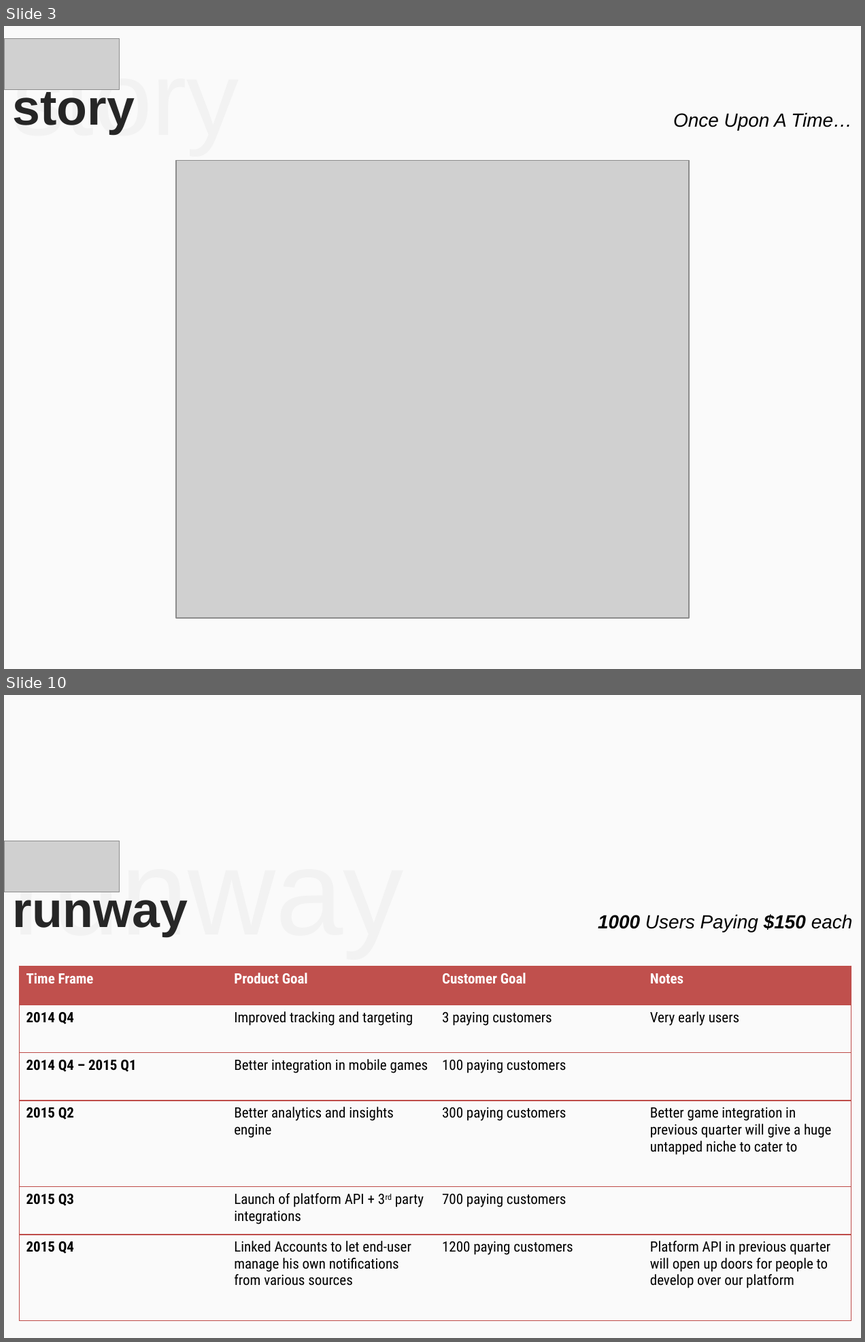
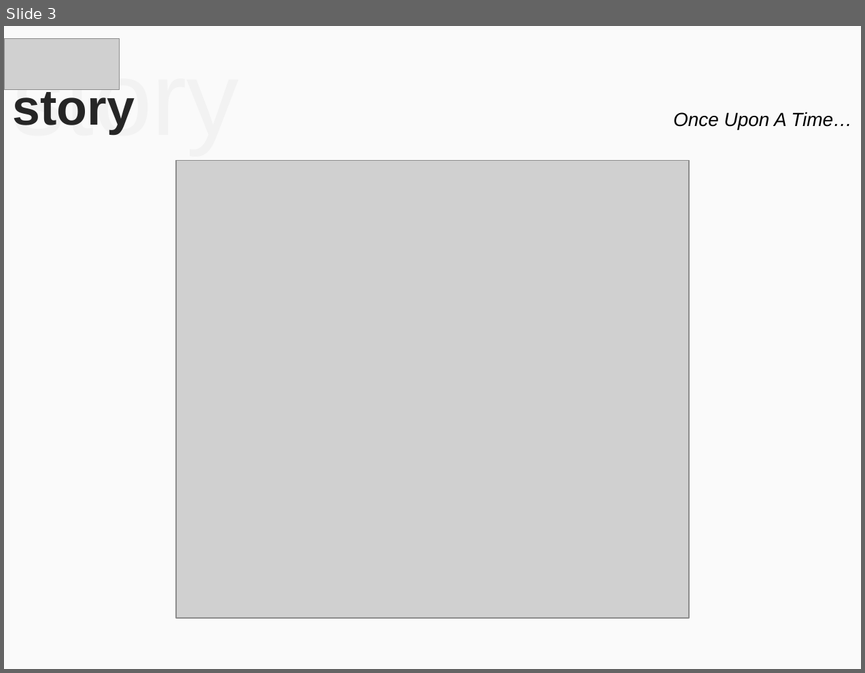
Before and after one commit to mohitmamoria/horntell-unpluggd-deck, a slide deck: Horntell - Unpluggd.pptx. Shown one above the other, each under a label of ours: slides 3 and 10 before the commit, slide 3 after it; the slides between them are not shown. The pictures are 865x1342 and 865x673 pixels, drawn with LibreOffice and Linux fonts; fonts in the diff are those of the drawing; grey boxes stand for pictures. Boxes give left, top, right and bottom in pixels: in the first picture for what was removed or moved away, otherwise in the second. Text is boxed around its words. In the diff, an @@ line names an element or a change of style, - is before the commit and + after.

```diff
--- a/Horntell - Unpluggd.pptx
+++ b/Horntell - Unpluggd.pptx
@@ slide 10 removed at [4, 695, 861, 1338], background #FAFAFA @@
@@ picture removed at [4, 841, 119, 892] @@
@@ text removed at [12, 841, 403, 938] @@
-runway
@@ title removed at [13, 887, 188, 936] @@
-runway
@@ text removed at [598, 914, 853, 932] @@
-1000 Users Paying $150 each
@@ table removed at [20, 966, 852, 1321], 6 rows, 4 columns @@
-Time Frame | Product Goal | Customer Goal | Notes
-2014 Q4 | Improved tracking and targeting | 3 paying customers | Very early users
-2014 Q4 – 2015 Q1 | Better integration in mobile games | 100 paying customers | 
-2015 Q2 | Better analytics and insights engine | 300 paying customers | Better game integration in previous quarter will give a huge untapped niche to cater to
-2015 Q3 | Launch of platform API + 3rd party integrations | 700 paying customers | 
-2015 Q4 | Linked Accounts to let end-user manage his own notifications from various sources | 1200 paying customers | Platform API in previous quarter will open up doors for people to develop over our platform
```
Also in this commit, not shown: 1 slide changed, 12 slides added, 6 other slides removed, 9 other files.
